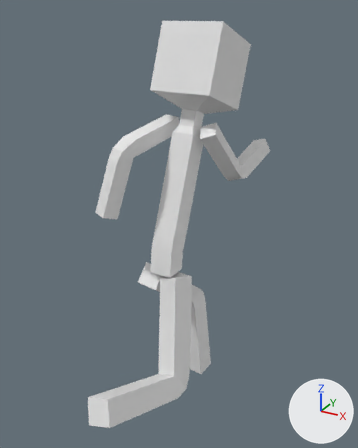
Two versions of the FBX model Assets/Blender/exports/player.fbx, one commit apart.
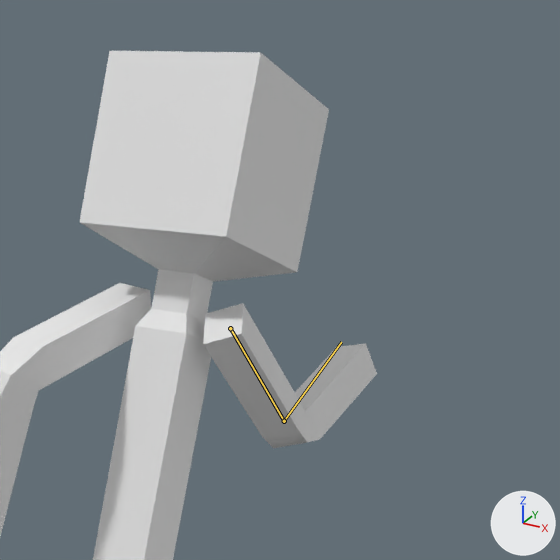
Each version appears first whole from a 50 mm lens placed at (7.98, -13.58, 15.2), pointed at (0.04, 0.85, 7.99), and next in a close-up on the part from 33% to 96% of the width and 0% to 50% of the height. Arrows for +X, +Y and +Z are at lower right; the lights stay in place. Both versions are drawn at frame 1 of the action 'Armature|Action'; the numbers are the values there. The bones that change are drawn over the model as lines in the close-ups.

Names of what the first close-up shows: 'Arm.L', 'Arm.R', 'Body'.
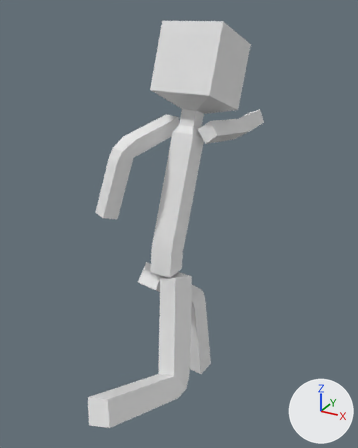
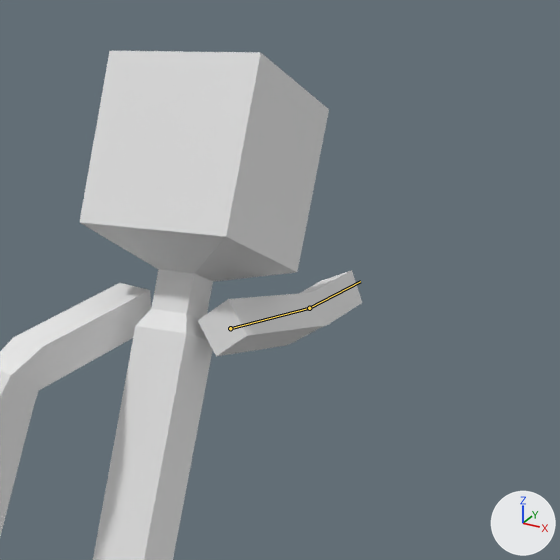
The change in detail:
Bone 'Upper arm.L' (bone_upper_arm_l) turns from (42, 4, 83) to (94, 5, 160) degrees about its own x, y and z.
Bone 'Lower arm.L' (bone_lower_arm_l) turns from (20, -4, 66) to (-9, 15, -4) degrees about its own x, y and z.

Changed parts and their boxes [x1, y1, x2, y2] in the close-ups (560 x 560 px):
'Arm.R', posed (40% shorter): before [203, 303, 377, 448]; after [198, 270, 362, 356]
bone 'Upper arm.L', root to tip: before (230, 328) to (284, 421); after (230, 328) to (309, 308)
bone 'Lower arm.L', root to tip: before (284, 421) to (341, 342); after (309, 308) to (360, 281)
